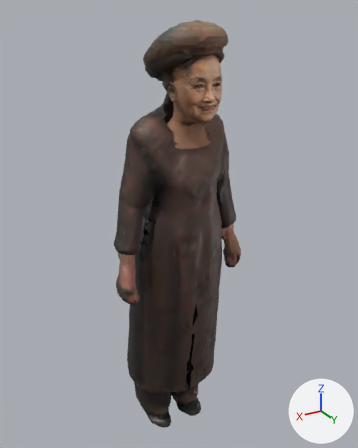
An edit to the glTF model public/models/ma/nhanvat/tp-024.glb, drawn before and after from the same camera.
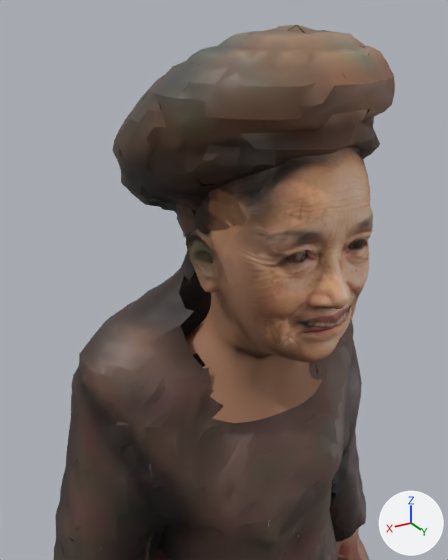
Each version is shown whole from a 50 mm camera at (0.832, 1.378, 1.605) aimed at (-0.032, -0.063, 0.885), then close up from a 50 mm camera at (0.326, 0.527, 1.589) aimed at (0.039, 0.049, 1.35). Every picture has the same lights, and +X, +Y and +Z are marked at lower right. The last two pictures show the newer version. Vertices at exactly the same position are counted once.

Before the edit, the objects in view are built like this:
```python
me_body = bpy.data.meshes.new('Body')
me_body.from_pydata(...)  # 16107 vertices, 24130 faces; spans x -0.27..0.27, y -0.25..0.18, z 0.0..1.58
# faces by material slot: [13842, 10288]
me_body.materials.append(mat_body)  # picture img_texture
me_body.materials.append(mat_dauchuan)
ob_body = bpy.data.objects.new('Body', me_body)
ob_body.location = (0.0, 0.0, 0.0)
```
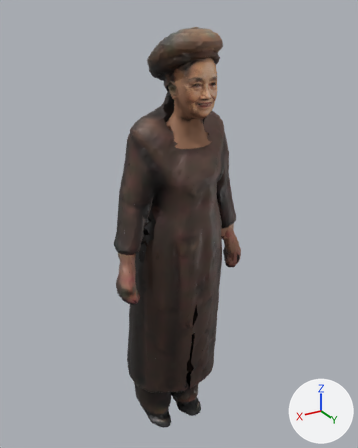
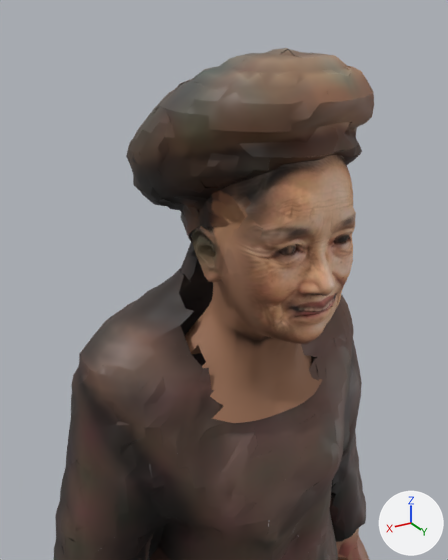
Diff of the bpy script that builds the scene:
```diff
--- a/public/models/ma/nhanvat/tp-024.glb.py
+++ b/public/models/ma/nhanvat/tp-024.glb.py
@@ me_body @@
 # used by ob_body; location = (0.0, 0.0, 0.0)
-me_body.from_pydata(...)  # 16107 vertices, 24130 faces; spans x -0.27..0.27, y -0.25..0.18, z 0.0..1.58
+me_body.from_pydata(...)  # 16107 vertices, 24130 faces; spans x -0.27..0.27, y -0.25..0.16, z 0.0..1.56
+# me_body part 1: the loose piece of 4452 vertices spanning x -0.08..0.08, y -0.02..0.18, z 1.21..1.52 is multiplied about its middle by the matrix ((0.898, 0.0, 0.0), (0.0, 0.893, -0.013), (0.0, 0.013, 0.929)), then moved by (0.0, -0.01, 0.0)
+# me_body part 2: the loose piece of 362 vertices spanning x -0.05..-0.02, y 0.12..0.16, z 1.39..1.43 is moved by (0.0, -0.01, 0.0)
+# me_body part 3: the loose piece of 362 vertices spanning x 0.02..0.05, y 0.12..0.16, z 1.39..1.43 is moved by (0.0, -0.01, 0.0)
+# me_body part 4: 1142 of the vertices in x -0.12..0.12, y -0.11..0.17, z 1.39..1.58 are scaled about their middle by 0.894, then moved by (0.0, 0.0, -0.01)
+# other edits to the shape of me_body do not show in these pictures
 me_body.materials.append(mat_body)
```

Boxes (x1, y1, x2, y2) around the edits, measured in the close-ups (448 x 560 px; the box of a moved part takes in the faces that stretch with it):
'Body', reshaped
    before: (54, 25, 395, 560)
    after: (54, 48, 374, 560)
part 1 of me_body, moved or reshaped
    before: (179, 119, 373, 423)
    after: (179, 138, 356, 423)
part 2 of me_body, moved or reshaped (mostly hidden)
    before: (348, 237, 367, 249)
    after: (333, 233, 350, 243)
part 3 of me_body, moved or reshaped (mostly hidden)
    before: (282, 250, 306, 263)
    after: (275, 244, 296, 255)
part 4 of me_body, moved or reshaped
    before: (112, 25, 395, 237)
    after: (126, 48, 374, 235)
